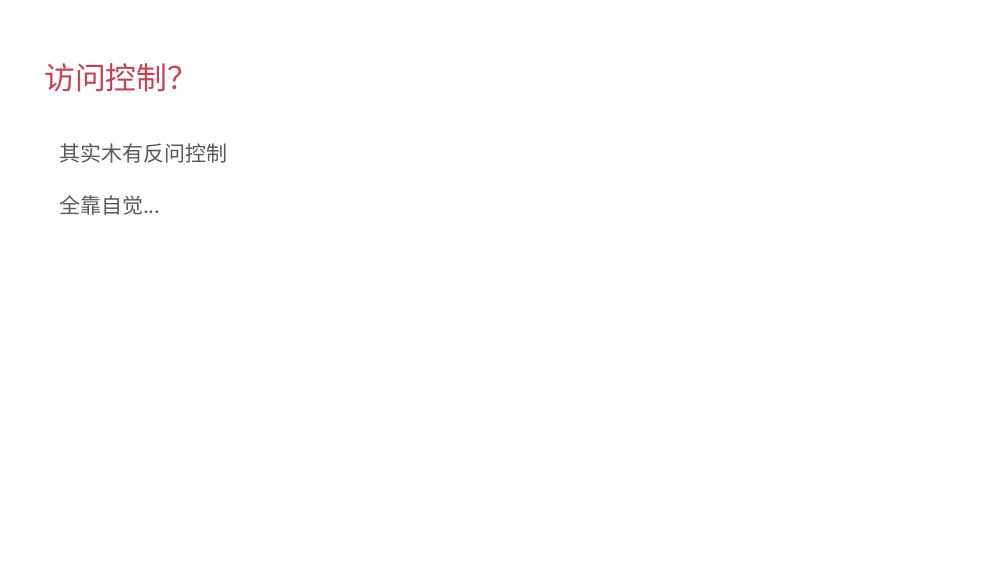
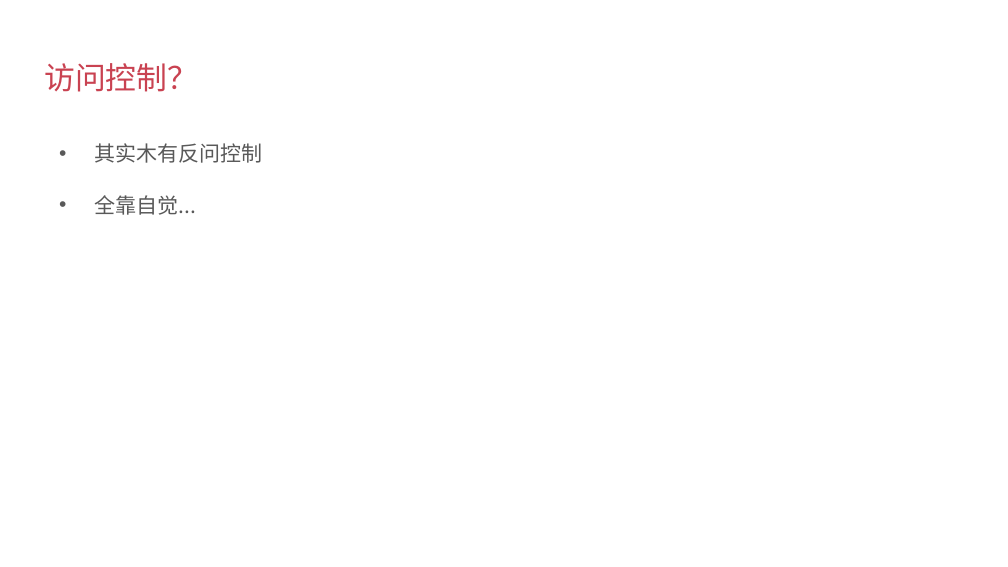
Before and after one commit to albert-feng/Python_OOP, a slide deck: slide 4 of ppt/3.2-定义类的属性.pptx. Drawn at 1008x567 pixels with LibreOffice and Linux fonts; fonts in the diff are those of the drawing. Boxes give left, top, right and bottom in pixels: in the first picture for what was removed or moved away, otherwise in the second. Text is boxed around its words. In the diff, an @@ line names an element or a change of style, - is before the commit and + after.

```diff
--- a/ppt/3.2-定义类的属性.pptx
+++ b/ppt/3.2-定义类的属性.pptx
@@ text "其实木有反问控制" at bbox=[95, 143, 263, 215]: bullet none to • @@
```
Also in this commit, not shown: 1 other slide changed, 4 other files.
